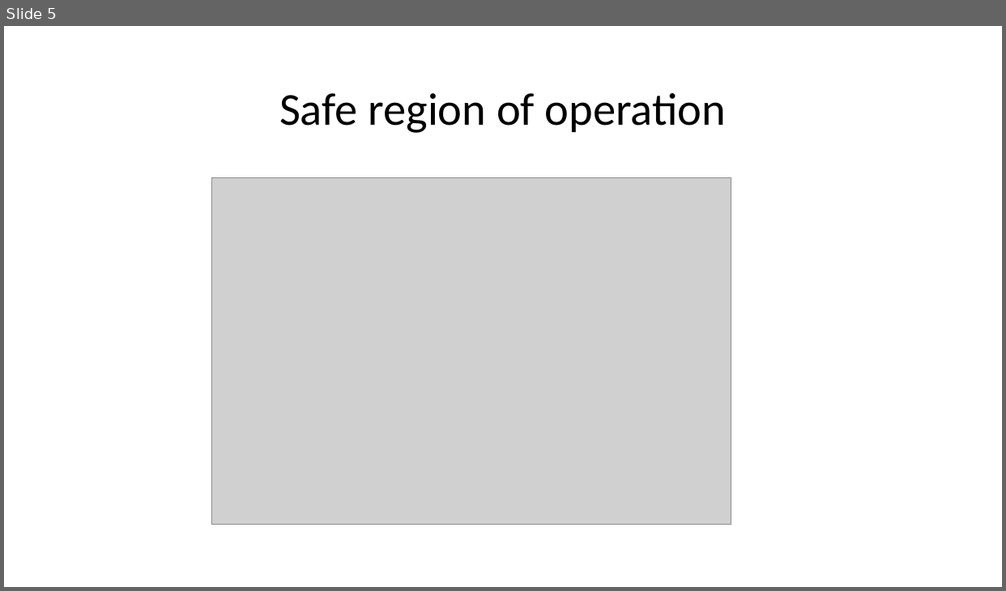
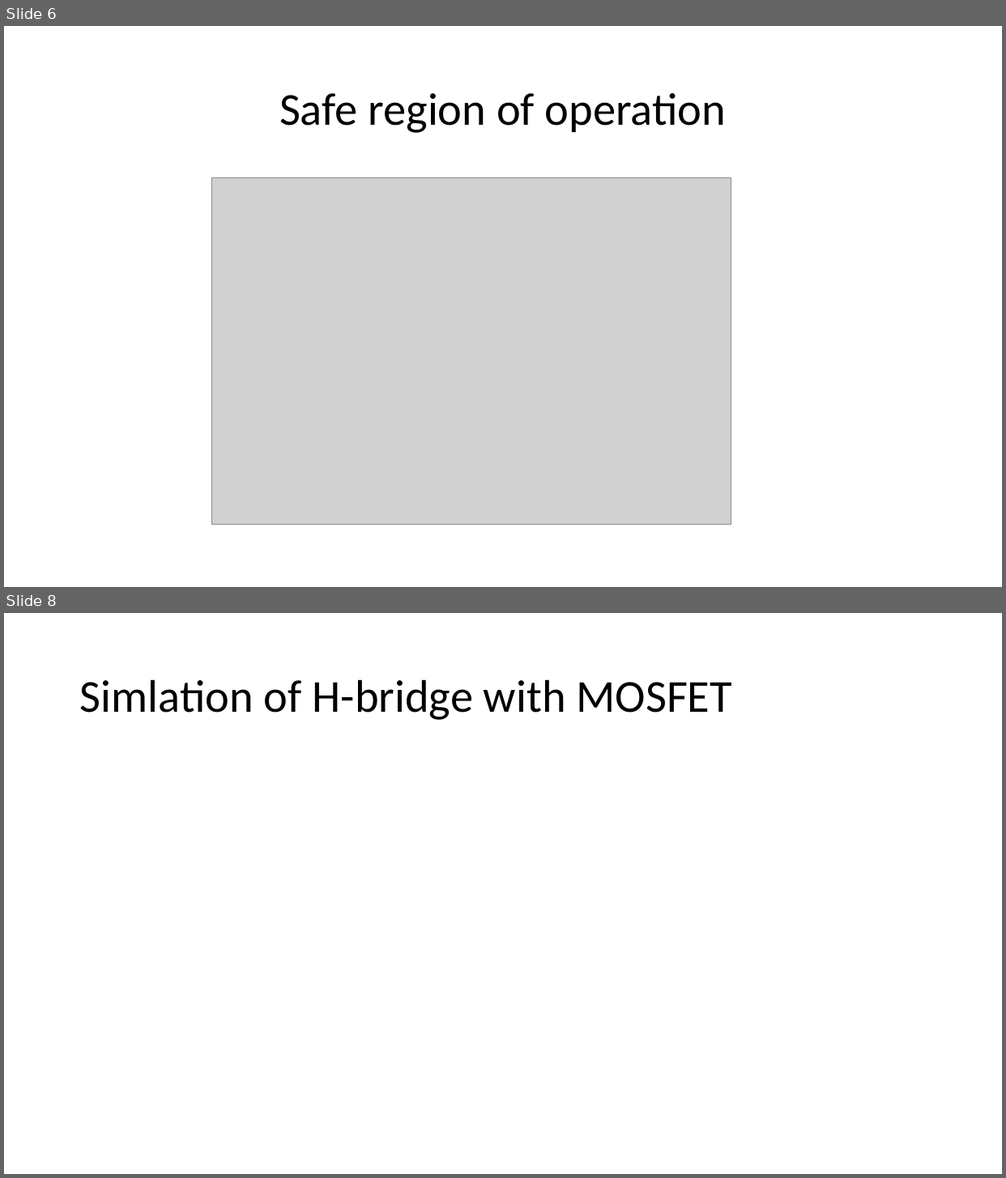
Before and after one commit to RaghavJuyal/Millikan-Oil-Drop, a slide deck: components/Millikan.pptx. Shown one above the other, each under a label of ours: slide 5 before the commit, slides 6 and 8 after it; the slides between them are not shown. The pictures are 1006x591 and 1006x1178 pixels, drawn with LibreOffice and Linux fonts; fonts in the diff are those of the drawing; grey boxes stand for pictures. Boxes give left, top, right and bottom in pixels: in the first picture for what was removed or moved away, otherwise in the second. Text is boxed around its words. In the diff, an @@ line names an element or a change of style, - is before the commit and + after.

```diff
--- a/components/Millikan.pptx
+++ b/components/Millikan.pptx
@@ slide 8 added at <box>4,613,1002,1174</box>, background #FFFFFF @@
@@ title added at <box>80,679,732,720</box>, 44 pt, text #000000 @@
+Simlation of H-bridge with MOSFET
@@ what was slide 5 is now slide 6 @@
```
Also in this commit, not shown: 2 slides changed, 2 other slides added.
